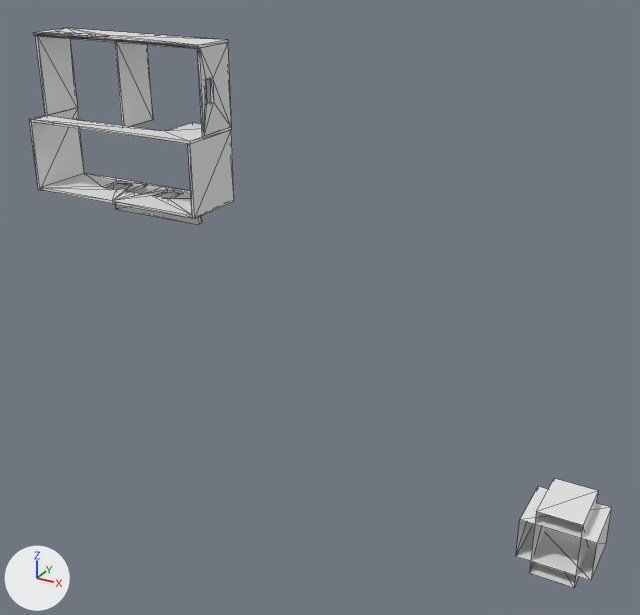
What one commit did to the OBJ model Extracted/Mesh/Jail_wals.obj.
Rendered twice from a camera (50 mm lens) standing at (100.9, -64.3, 28.4) and looking at (65.1, 0.9, -4.2). Arrows for +X, +Y and +Z are at lower left; the lights stay in place. Mesh edges are drawn as thin lines. Where no turn or scale is listed for an object, it has been applied to the vertices. Vertices at the same position are counted once.

The scene before the commit, as lines of its bpy script (objects in view):
```python
me_jail_wals = bpy.data.meshes.new('Jail_wals')
me_jail_wals.from_pydata(...)  # 141 vertices, 244 faces; spans x 38.9..93.6, y -10.5..0.0, z -16.5..19.0
ob_jail_wals = bpy.data.objects.new('Jail_wals', me_jail_wals)
ob_jail_wals.location = (0.0, 0.0, 0.0)
```
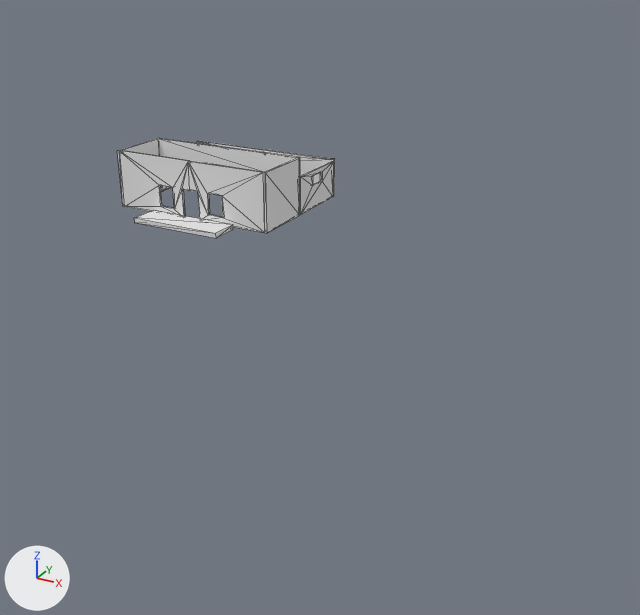
Diff of the bpy script that builds the scene:
```diff
--- a/Extracted/Mesh/Jail_wals.obj.py
+++ b/Extracted/Mesh/Jail_wals.obj.py
@@ me_jail_wals @@
 me_jail_wals.from_pydata(...)  # 141 vertices, 244 faces; spans x 38.9..93.6, y -10.5..0.0, z -16.5..19.0
 # used by ob_jail_wals; location = (0.0, 0.0, 0.0)
+# me_jail_wals part 1: the loose piece of 57 vertices spanning x 38.9..56.9, y -6.3..-0.3, z 11.4..19.0 is turned -90 degrees about the x axis through the mesh origin
+# me_jail_wals part 2: the loose piece of 8 vertices spanning x 56.6..56.9, y -6.3..-0.3, z 5.0..11.4 is turned -90 degrees about the x axis through the mesh origin
+# me_jail_wals part 3: the loose piece of 8 vertices spanning x 38.9..39.1, y -6.3..-0.3, z 5.0..11.6 is turned -90 degrees about the x axis through the mesh origin
+# me_jail_wals part 4: the loose piece of 36 vertices spanning x 39.1..56.6, y -6.3..-0.3, z 5.0..5.3 is turned -90 degrees about the x axis through the mesh origin
+# me_jail_wals part 5: the loose piece of 8 vertices spanning x 48.0..48.3, y -4.3..-0.3, z 11.4..18.8 is turned -90 degrees about the x axis through the mesh origin
+# me_jail_wals part 6: the loose piece of 8 vertices spanning x 42.9..52.9, y -0.5..0.0, z 2.1..5.1 is turned -90 degrees about the x axis through the mesh origin
+# me_jail_wals part 7: the loose piece of 8 vertices spanning x 88.0..93.6, y -10.5..-5.7, z -15.4..-12.0 is deleted
+# me_jail_wals part 8: the loose piece of 8 vertices spanning x 89.1..92.5, y -10.5..-5.7, z -16.5..-10.9 is deleted
```

Pixel boxes [x1, y1, x2, y2] of what changed, in the pictures (640 x 615 px; the box of a moved part takes in the faces that stretch with it):
'Jail_wals', reshaped (63% narrower, 82% shorter)
    before: [29, 28, 612, 588]
    after: [118, 138, 335, 238]
part 1 of me_jail_wals, moved or reshaped
    before: [31, 28, 231, 144]
    after: [158, 138, 335, 215]
part 2 of me_jail_wals, moved or reshaped
    before: [188, 131, 234, 219]
    after: [263, 158, 300, 233]
part 3 of me_jail_wals, moved or reshaped
    before: [29, 108, 85, 190]
    after: [118, 138, 163, 207]
part 4 of me_jail_wals, moved or reshaped
    before: [40, 173, 192, 218]
    after: [119, 151, 265, 233]
part 5 of me_jail_wals, moved or reshaped (not visible afterwards)
    before: [115, 41, 153, 127]
part 6 of me_jail_wals, moved or reshaped
    before: [114, 184, 202, 225]
    after: [135, 210, 233, 238]
part 7 of me_jail_wals, deleted
    before: [516, 486, 612, 581]
part 8 of me_jail_wals, deleted
    before: [529, 478, 598, 588]
